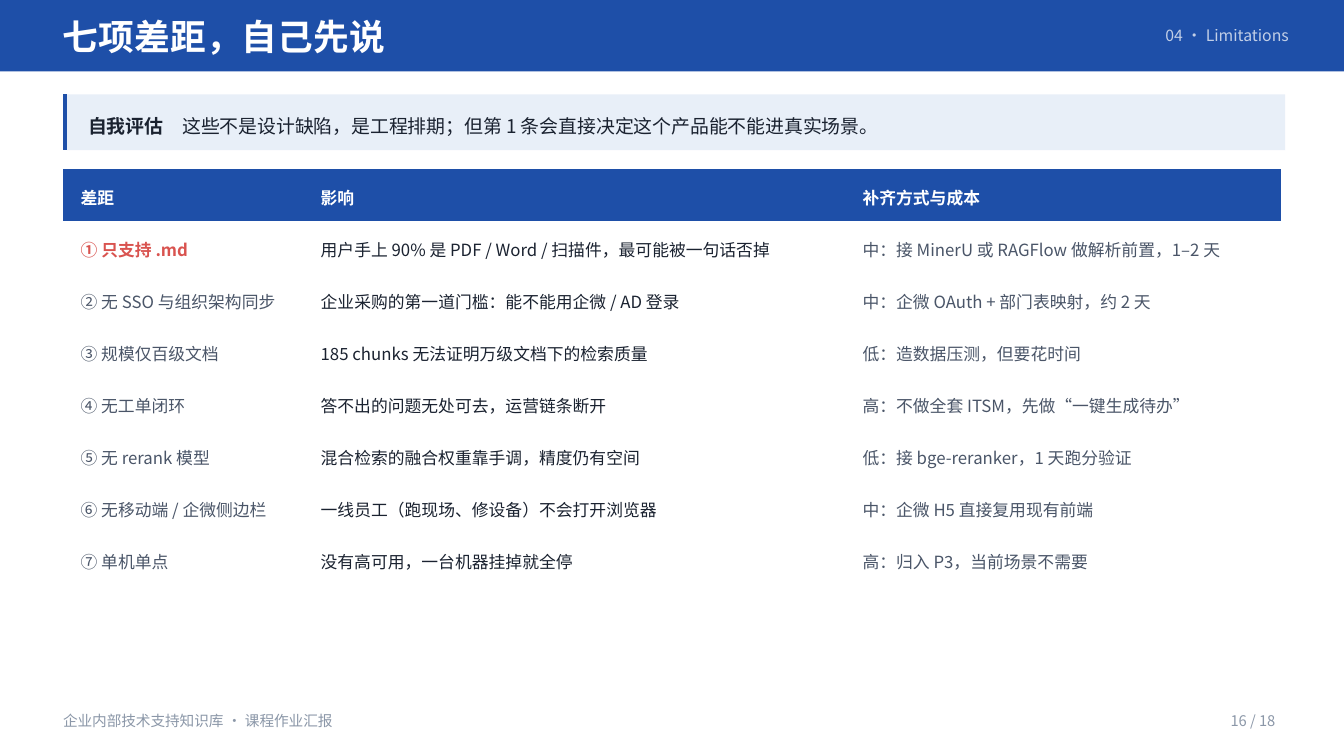
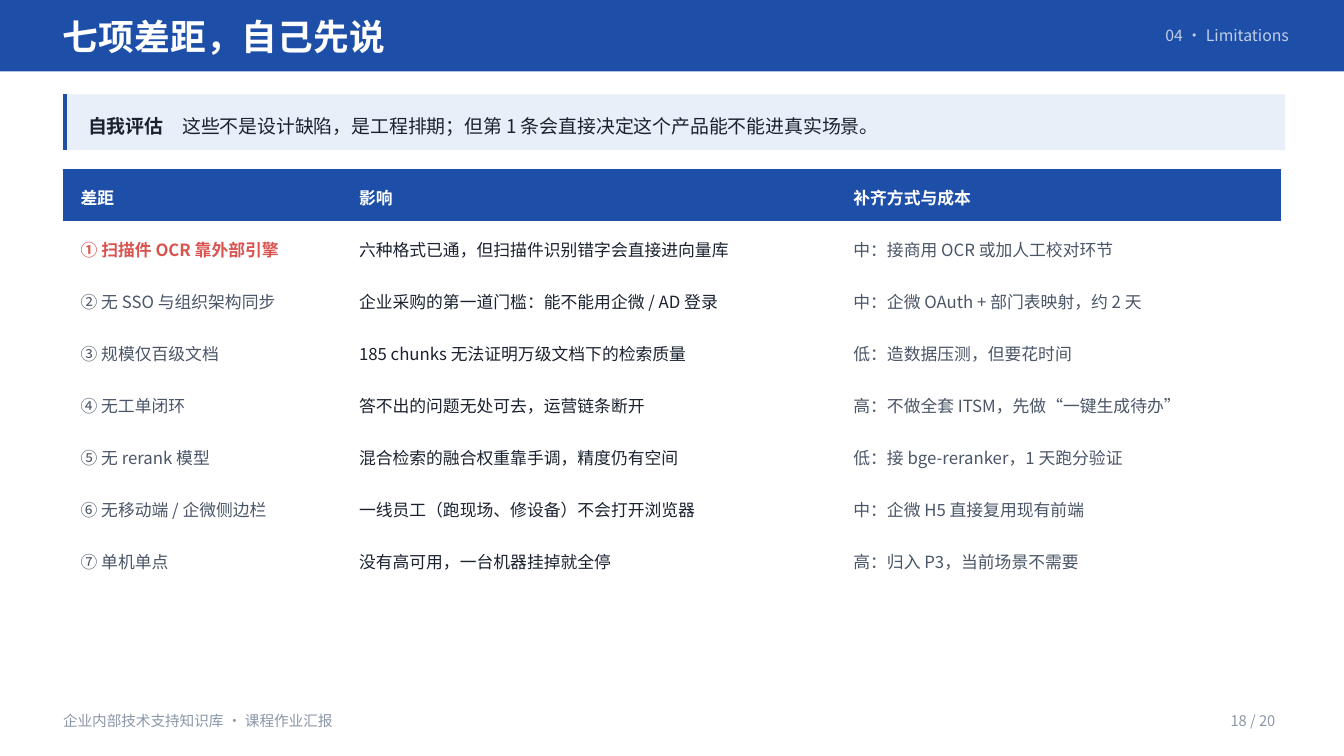
Before and after one commit to NanMuXPY/chenxuanlin-rag-kb, a slide deck: slide 18 of docs/汇报PPT/汇报PPT.pptx (slide 16 before the commit). Drawn at 1344x756 pixels with LibreOffice and Linux fonts; fonts in the diff are those of the drawing. Boxes give left, top, right and bottom in pixels: in the first picture for what was removed or moved away, otherwise in the second. Text is boxed around its words. In the diff, an @@ line names an element or a change of style, - is before the commit and + after.

```diff
--- a/docs/汇报PPT/汇报PPT.pptx
+++ b/docs/汇报PPT/汇报PPT.pptx
@@ table at bbox=[63, 169, 1280, 585] @@
-row 2: ① 只支持 .md | 用户手上 90% 是 PDF / Word / 扫描件，最可能被一句话否掉 | 中：接 MinerU 或 RAGFlow 做解析前置，1–2 天
+row 2: ① 扫描件 OCR 靠外部引擎 | 六种格式已通，但扫描件识别错字会直接进向量库 | 中：接商用 OCR 或加人工校对环节
@@ text at bbox=[1231, 715, 1275, 726]: text changed @@
-16 / 18
+18 / 20
```
Also in this commit, not shown: 10 other slides changed, 2 slides added, 20 other files.
